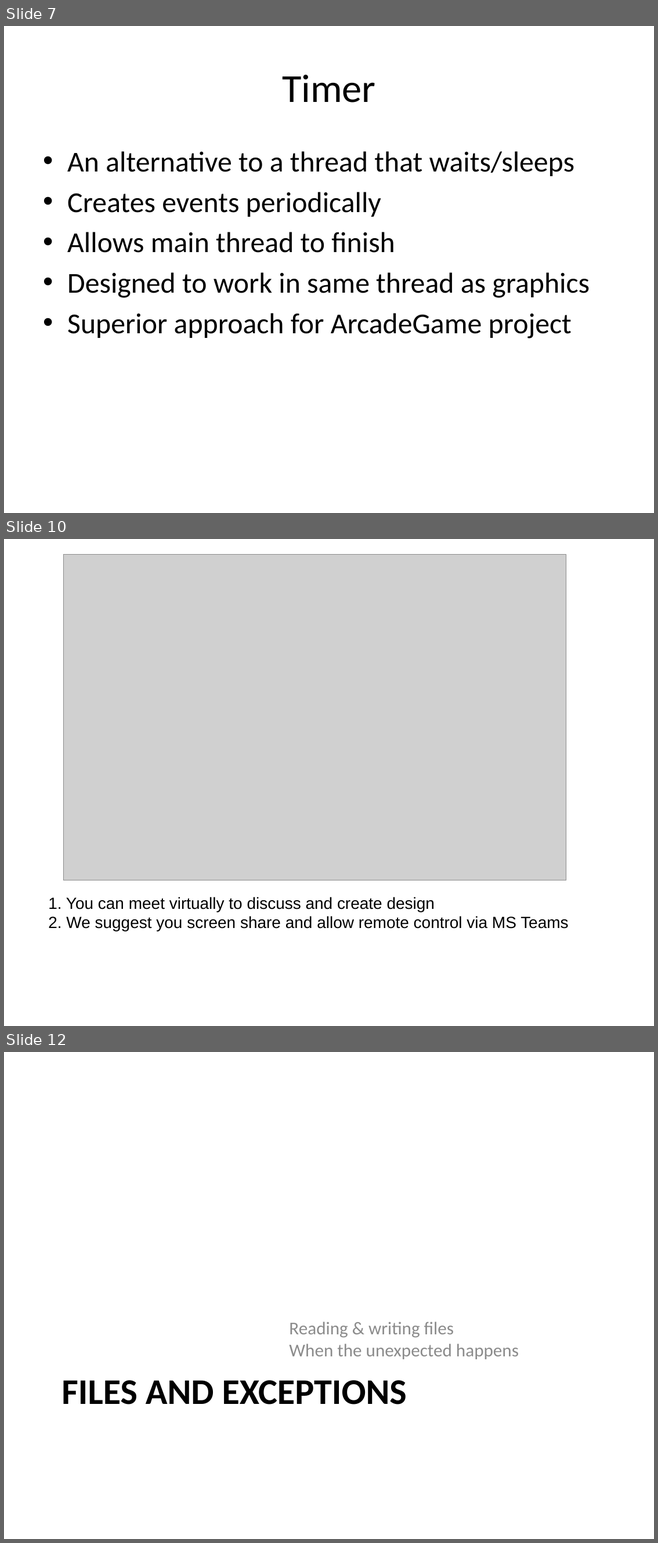
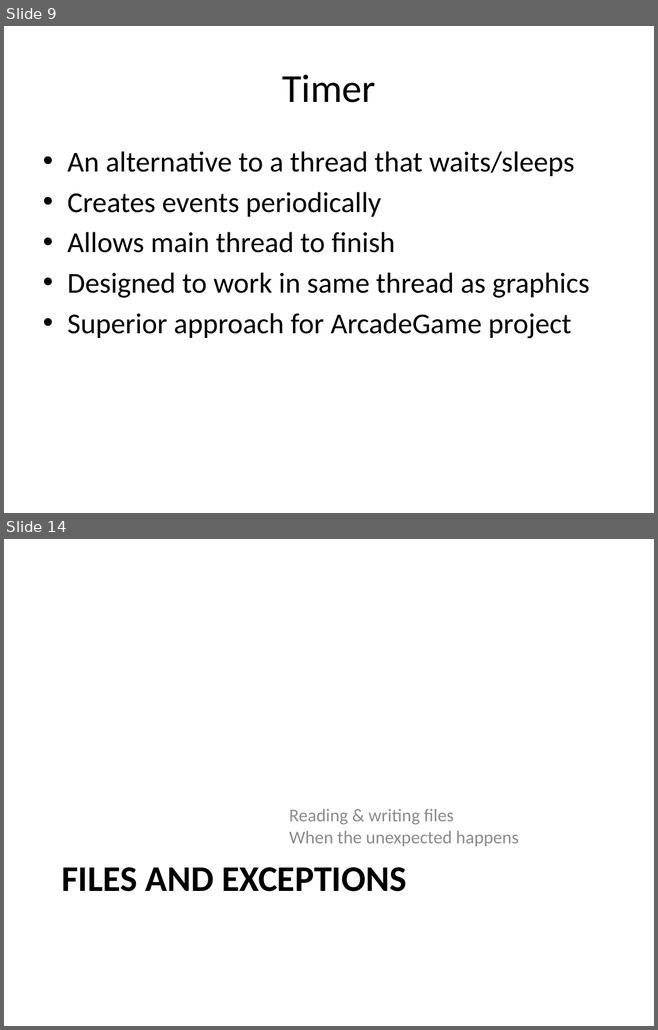
Before and after one commit to RHIT-CSSE/csse220, a slide deck: ClassMaterials/EventBasedGameLoop/Slides/EventBasedGameLoop.pptx. Shown one above the other, each under a label of ours: slides 7, 10 and 12 before the commit, slides 9 and 14 after it; the slides between them are not shown. The pictures are 658x1543 and 658x1030 pixels, drawn with LibreOffice and Linux fonts; fonts in the diff are those of the drawing; grey boxes stand for pictures. Boxes give left, top, right and bottom in pixels: in the first picture for what was removed or moved away, otherwise in the second. Text is boxed around its words. In the diff, an @@ line names an element or a change of style, - is before the commit and + after.

```diff
--- a/ClassMaterials/EventBasedGameLoop/Slides/EventBasedGameLoop.pptx
+++ b/ClassMaterials/EventBasedGameLoop/Slides/EventBasedGameLoop.pptx
@@ slide 10 removed at bbox=[4, 539, 654, 1026], background #FFFFFF @@
@@ picture removed at bbox=[64, 555, 566, 881] @@
@@ text removed at bbox=[48, 897, 568, 931] @@
-1. You can meet virtually to discuss and create design
-2. We suggest you screen share and allow remote control via MS Teams
@@ what was slide 7 is now slide 9 @@
@@ what was slide 12 is now slide 14 @@
```
Also in this commit, not shown: 3 slides changed, 5 slides added, 2 other slides removed.
